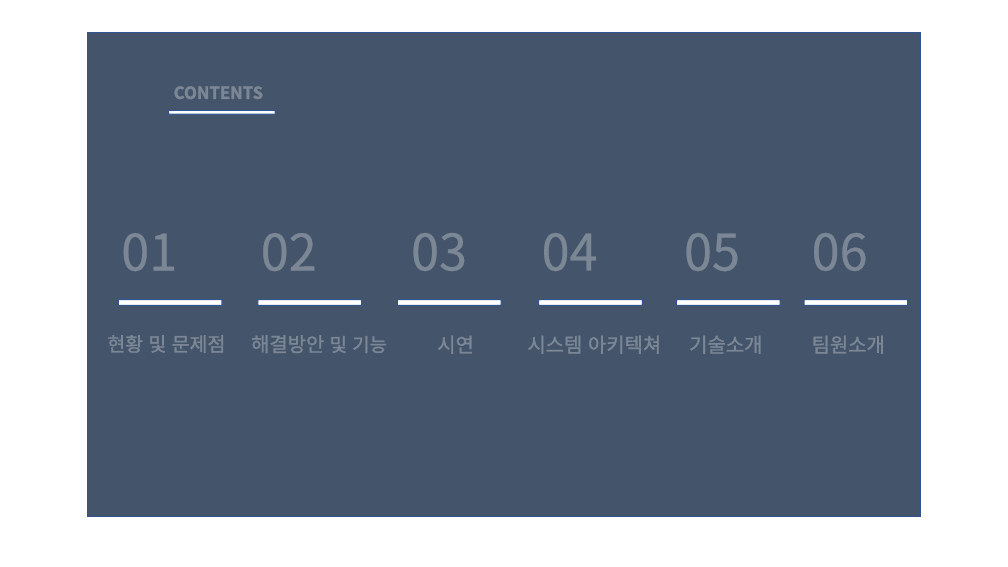
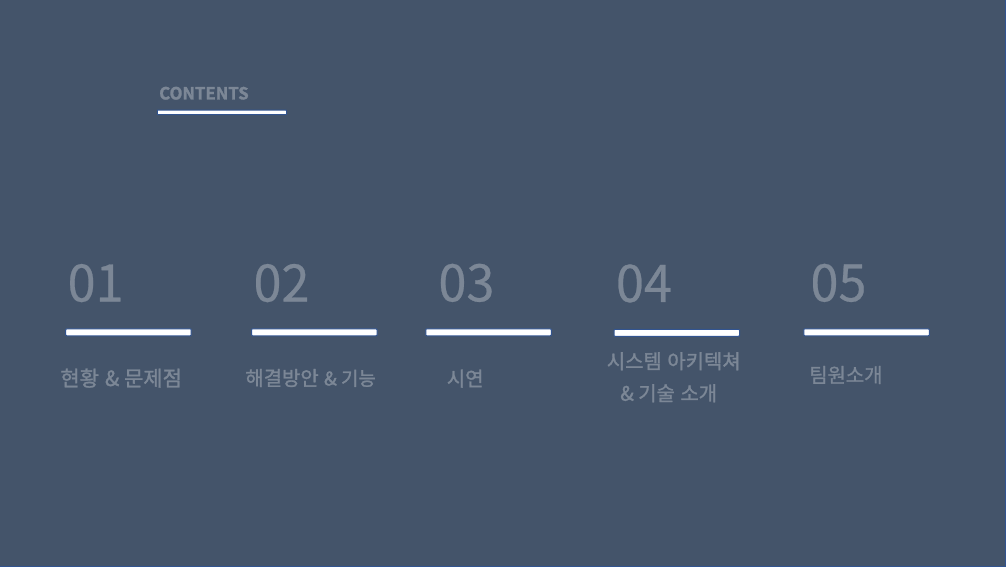
Before and after one commit to suna05/fanduck, a slide deck: slide 3 of uoonleen/8월 29일_ppt/Fanduck.pptx (slide 2 before the commit). Drawn at 1008x567 pixels with LibreOffice and Linux fonts; fonts in the diff are those of the drawing. Boxes give left, top, right and bottom in pixels: in the first picture for what was removed or moved away, otherwise in the second. Text is boxed around its words. In the diff, an @@ line names an element or a change of style, - is before the commit and + after.

```diff
--- a/uoonleen/8월 29일_ppt/Fanduck.pptx
+++ b/uoonleen/8월 29일_ppt/Fanduck.pptx
@@ rectangle resized from (x1=88, y1=33, x2=920, y2=516) to (x1=0, y1=0, x2=1006, y2=567) @@
@@ text "CONTENTS" moved from (x1=174, y1=86, x2=263, y2=99) to (x1=159, y1=87, x2=248, y2=100) @@
@@ rounded rectangle resized from (x1=169, y1=110, x2=275, y2=114) to (x1=157, y1=110, x2=287, y2=115) @@
@@ text removed at (x1=812, y1=233, x2=868, y2=271) @@
-06
@@ text "01" moved from (x1=121, y1=233, x2=177, y2=271) to (x1=68, y1=264, x2=124, y2=302) @@
@@ text "02" moved from (x1=261, y1=233, x2=317, y2=271) to (x1=254, y1=264, x2=310, y2=302) @@
@@ text "03" moved from (x1=411, y1=233, x2=467, y2=271) to (x1=438, y1=264, x2=494, y2=302) @@
@@ text "04" moved from (x1=542, y1=233, x2=598, y2=271) to (x1=616, y1=264, x2=672, y2=302) @@
@@ text "05" moved from (x1=684, y1=233, x2=740, y2=271) to (x1=810, y1=264, x2=866, y2=302) @@
@@ rounded rectangle removed at (x1=677, y1=299, x2=780, y2=306) @@
@@ rounded rectangle resized from (x1=119, y1=299, x2=222, y2=306) to (x1=66, y1=329, x2=191, y2=336) @@
@@ rounded rectangle resized from (x1=258, y1=299, x2=361, y2=306) to (x1=252, y1=329, x2=377, y2=336) @@
@@ rounded rectangle resized from (x1=398, y1=299, x2=501, y2=306) to (x1=426, y1=329, x2=551, y2=336) @@
@@ rounded rectangle resized from (x1=805, y1=299, x2=908, y2=306) to (x1=804, y1=329, x2=929, y2=336) @@
@@ text "시연" moved from (x1=437, y1=336, x2=474, y2=354) to (x1=447, y1=370, x2=484, y2=388) @@
@@ text "시스템 아키텍쳐" moved from (x1=527, y1=336, x2=661, y2=354) to (x1=607, y1=352, x2=740, y2=402) @@
@@ rounded rectangle resized from (x1=539, y1=299, x2=643, y2=306) to (x1=614, y1=330, x2=740, y2=337) @@
@@ text removed at (x1=689, y1=336, x2=762, y2=354) @@
-기술소개
@@ text at (x1=60, y1=369, x2=182, y2=388): text changed; size 18.5 to 20 pt @@
-현황 및 문제점
+현황 & 문제점
@@ text at (x1=245, y1=369, x2=376, y2=387): text changed @@
-해결방안 및 기능
+해결방안 & 기능
@@ text at (x1=638, y1=384, x2=717, y2=402): paragraph added @@
+& 기술 소개
@@ text "팀원소개" moved from (x1=812, y1=336, x2=885, y2=354) to (x1=809, y1=366, x2=882, y2=384) @@
```
Also in this commit, not shown: 10 other slides changed, 11 slides added, 1 slide removed.
